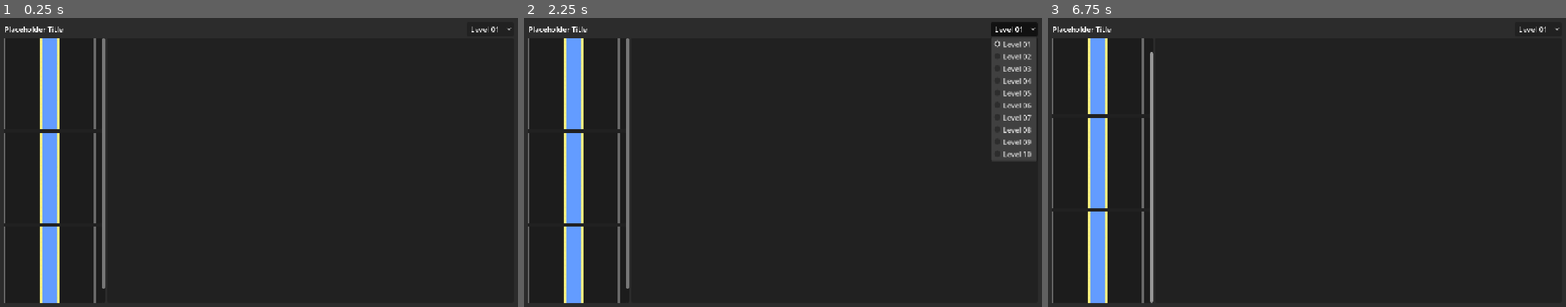
Above: before the commit, frames 1-3 (left to right).
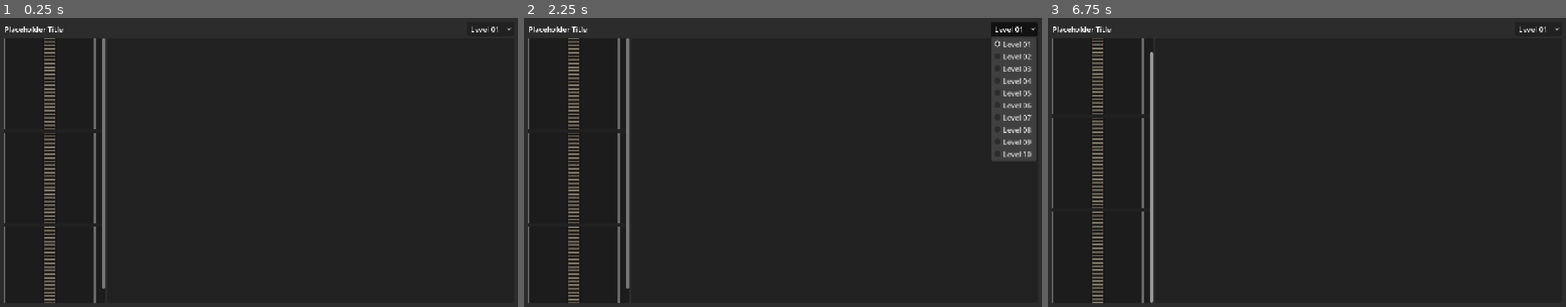
Above: after the commit, the same moments.

Repository: WishingWillow/photoshop-game
Game: Godot game, scene res://UI/TestGame.tscn
The game is run twice, just before and just after one commit, with the same random seed, the same clock (stepped at 60 frames per second) and the same inputs.
Inputs (mouse positions are in pixels of both pictures, inside the frame that each line leads up to):
- Up to frame 1 (0.25 s): no input
- Up to frame 2 (2.25 s): click "Level 01" at 0.5 s; click "Level 01" at 1.25 s; click "Level 01" at 2 s
- Up to frame 3 (6.75 s): tap Enter at 2.75, 4.25, 5.75 s; drag from (1270, 101) to (1089, 55) at 2.77 s; tap Space at 3.5, 5, 6.5 s; drag from (1089, 55) to (1270, 101) at 3.52 s; move the mouse to (1089, 55) at 4.27 s; hold Middle mouse button (camera_drag_mod) 4.28-5 s; click (1089, 55) at 4.42 s; drag from (1053, 110) to (1317, 283) at 5.02 s; drag from (1053, 202) to (1089, 55) at 5.77 s; drag from (1151, 119) to (1053, 202) at 6.52 s

The runs differ from the first frame. In frame 1, 3.4% of the frame differs, in the area x 7-12%, y 7-99%; in frame 2, 3.4%; in frame 3, 3.4%.

Commit message:
better path textures, rivers are rails now

Diff:
--- a/Scripts/Global/consts.gd
+++ b/Scripts/Global/consts.gd
@@ -11,21 +11,21 @@
 
 ## The ends of wire segments have round "caps" that signify where wires on different layers can
 ## connect. CAP_RADIUS is the radius of those endpoint circles in game canvas units.
-const CAP_RADIUS := 25
+const CAP_RADIUS := 15
 
 # The enum value here is the same as the types corresponding z index enum value
-enum PathType { RIVER = 0, ROAD = 1 }
+enum PathType { RAIL = 0, ROAD = 1 }
 
 ## This dictionary defines the textures that correspond to the enumerated types a path can
 ## take.
 const PathTexture : Dictionary[PathType, Texture2D] = {
 	PathType.ROAD : preload("res://Assets/road.png"),
-	PathType.RIVER : preload("res://Assets/river.png")
+	PathType.RAIL : preload("res://Assets/rail.png")
 }
 
 const CapColors : Dictionary[PathType, Color] = {
 	PathType.ROAD : Color(0.105, 0.099, 0.16, 1.0),
-	PathType.RIVER : Color(0.269, 0.423, 0.69, 1.0)
+	PathType.RAIL : Color(0.105, 0.099, 0.16, 1.0)
 }
 
 const GridColors : Dictionary[String, Color] = {
@@ -33,4 +33,4 @@
 	B = Color(0.44, 1.0, 0.44, 1.0),
 }
 
-enum ZIndex {BACKGROUND = -3, LEVEL_BACKGROUND = -2, LAYER_BORDER = -1, RIVER = 0, ROAD = 1, CAP = 2}
+enum ZIndex {BACKGROUND = -3, LEVEL_BACKGROUND = -2, LAYER_BORDER = -1, RAIL = 0, ROAD = 1, CAP = 2}
--- a/Scripts/path_segment.gd
+++ b/Scripts/path_segment.gd
@@ -18,8 +18,33 @@
 
 func _init(line_data_in : IntegerLine, type_in : Consts.PathType) -> void:
 	line_data = line_data_in
-	var line := Line2D.new()
-	line.points= Util.scale_vec_array_to_unit_size(line_data.points)
+	type = type_in
+
+	# to try to reduce the warping of line textures, I'm going to break up the line2d into pieces
+	# around the joints, though that is more complicated
+	if line_data.points.size() <= 2: add_child(initialize_scaled_path(line_data.points))
+	else:
+		const ELBOW_SIZE : float = 0.5
+		var last_elbow_end : Vector2 = Util.scale_vec_to_unit_size(line_data.points.front())
+		for i : int in range(1, line_data.points.size() - 1):
+			var point := Util.scale_vec_to_unit_size(line_data.points[i])
+			# get vectors pointing at the points before and after
+			var last_dir := \
+				Vector2i(Vector2(line_data.points[i-1] - line_data.points[i]).normalized())
+			var next_dir := \
+				Vector2i(Vector2(line_data.points[i+1] - line_data.points[i]).normalized())
+			var elbow_start : Vector2 = point + Util.scale_vec_to_unit_size(last_dir) * ELBOW_SIZE
+			var elbow_end : Vector2 = point + Util.scale_vec_to_unit_size(next_dir) * ELBOW_SIZE
+			# make a line between the last point's elbow end and this points elbow start
+			add_child(initialize_path([last_elbow_end, elbow_start]))
+			# make the elbow line
+			add_child(initialize_path([elbow_start, point, elbow_end]))
+			# mark the elbow end as the last elbow end
+			last_elbow_end = elbow_end
+		# make the last line segment
+		add_child(initialize_path(
+			[Util.scale_vec_to_unit_size(line_data.points.back()), last_elbow_end]))
+
 
 	# create rectangles for every line segment in the integer line
 	for i : int in range(0, line_data.points.size() - 1):
@@ -28,14 +53,6 @@
 		rect_size += Vector2.ONE * SEGMENT_WIDTH_EPSILON
 		segment_rects.append(Rect2(line_data.points[i], rect_size))
 
-	type = type_in
-
-	line.texture = Consts.PathTexture[type]
-	line.texture_mode = Line2D.LINE_TEXTURE_TILE
-	line.texture_repeat = CanvasItem.TEXTURE_REPEAT_ENABLED
-	line.width = Consts.UNIT_SCALE
-	line.joint_mode = Line2D.LINE_JOINT_ROUND
-	line.round_precision = 5
 
 	start_cap = PathCap.new(line_data.points.front(), type_in)
 	add_child(start_cap)
@@ -48,7 +65,23 @@
 		PathCap.set_siblings(start_cap, end_cap)
 		add_child(end_cap)
 
-	add_child(line)
-
 	z_index = type
 	z_as_relative = false
+
+
+func initialize_path(points : Array[Vector2]) -> Line2D:
+	var line := Line2D.new()
+	line.points= points
+
+	line.texture = Consts.PathTexture[type]
+	line.texture_mode = Line2D.LINE_TEXTURE_TILE
+	line.texture_repeat = CanvasItem.TEXTURE_REPEAT_ENABLED
+	line.width = Consts.UNIT_SCALE
+	line.joint_mode = Line2D.LINE_JOINT_ROUND
+	line.round_precision = 5
+
+	return line
+
+
+func initialize_scaled_path(points : Array[Vector2i]) -> Line2D:
+	return initialize_path(Util.scale_vec_array_to_unit_size(points))
--- a/playspace.tscn
+++ b/playspace.tscn
@@ -22,6 +22,23 @@
 script = ExtResource("6_juysu")
 size = Vector2i(3, 2)
 paths = Array[ExtResource("4_5fnqf")]([SubResource("Resource_s1fgm")])
+metadata/_custom_type_script = "uid://blbxmua7tt4nf"
+
+[sub_resource type="Resource" id="Resource_r8vwo"]
+script = ExtResource("5_efgcv")
+points = Array[Vector2i]([Vector2i(0, 2), Vector2i(5, 2), Vector2i(5, 5)])
+metadata/_custom_type_script = "uid://ciogh5wk1jw2j"
+
+[sub_resource type="Resource" id="Resource_5fnqf"]
+script = ExtResource("4_5fnqf")
+type = 1
+segments = Array[ExtResource("5_efgcv")]([SubResource("Resource_r8vwo")])
+metadata/_custom_type_script = "uid://d3caukbg170et"
+
+[sub_resource type="Resource" id="Resource_efgcv"]
+script = ExtResource("6_juysu")
+size = Vector2i(10, 10)
+paths = Array[ExtResource("4_5fnqf")]([SubResource("Resource_5fnqf")])
 metadata/_custom_type_script = "uid://blbxmua7tt4nf"
 
 [sub_resource type="Resource" id="Resource_1mxx1"]
@@ -96,6 +113,11 @@
 data = SubResource("Resource_ot2dp")
 metadata/_custom_type_script = "uid://dp3hhgt553i2x"
 
+[node name="Layer3" type="Node2D" parent="test2" unique_id=1206292301]
+script = ExtResource("3_r8vwo")
+data = SubResource("Resource_efgcv")
+metadata/_custom_type_script = "uid://dp3hhgt553i2x"
+
 [node name="Layer2" type="Node2D" parent="test2" unique_id=1073684216]
 script = ExtResource("3_r8vwo")
 data = SubResource("Resource_y0c2t")
Binary file added: Assets/rail.png
Not shown, added: Assets/rail.png.import
